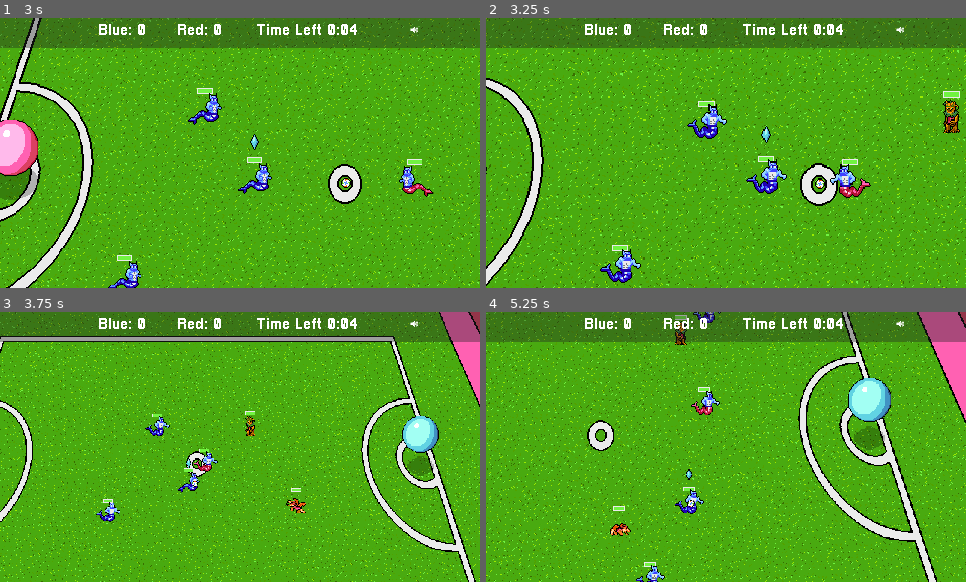
Above: before the commit, frames 1-4 (two rows, left to right).
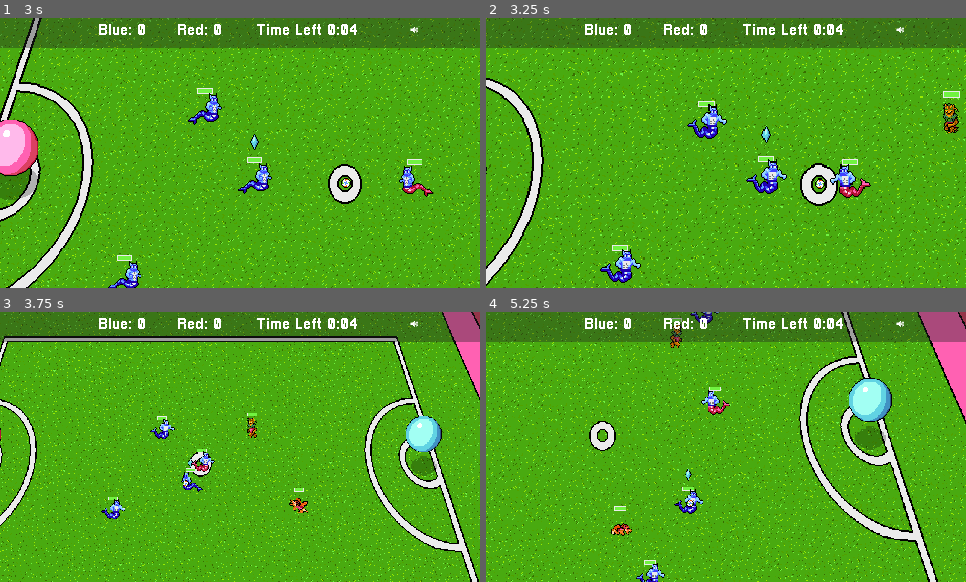
Above: after the commit, the same moments.

Repository: gamkedo-la/Elementaball
Game: Godot game, scene res://UI/StartMenu.tscn
Two runs of this game, one before a commit and one after it. Both use one fixed random seed, a clock stepped at 60 frames per second and the inputs below.
Inputs (mouse positions are in pixels of both pictures, inside the frame that each line leads up to):
- Up to frame 1 (3 s): click "New Game" at 0.5 s; click "Next" at 1.25 s; click "Start" at 2 s; move the mouse to (316, 34) at 2.77 s; hold Right (ui_right) from 2.78 s (still down); hold T (time_hack) from 2.78 s (still down)
- Up to frame 2 (3.25 s): keep holding Right (ui_right); keep holding T (time_hack)
- Up to frame 3 (3.75 s): move the mouse to (144, 460) at 3.52 s; release Right (ui_right) at 3.53 s; release T (time_hack) at 3.53 s; hold Down (ui_down) from 3.53 s (still down); tap T (time_hack) at 3.6 s
- Up to frame 4 (5.25 s): move the mouse to (774, 387) at 4.27 s; release Down (ui_down) at 4.28 s; hold Right (ui_right) 4.28-5.03 s; hold T (time_hack) 4.28-5.03 s; move the mouse to (702, 501) at 5.02 s; hold Up (ui_up) from 5.03 s (still down); tap T (time_hack) at 5.1 s

Frame 1 is identical in both runs. In frame 2, 0.3% of the frame differs, in the area x 95-99%, y 30-43%; in frame 3, 17%, in the area x 0-100%, y 0-100%; in frame 4, 13%.

Commit message:
Green run animations

Diff:
--- a/Players/AnimationPlayer.tscn
+++ b/Players/AnimationPlayer.tscn
@@ -452,7 +452,7 @@
 
 [sub_resource type="Animation" id=8]
 resource_name = "Green Run"
-length = 0.4
+length = 0.3
 loop = true
 tracks/0/type = "value"
 tracks/0/path = NodePath("EnemyCollider:position")
@@ -464,7 +464,7 @@
 "times": PoolRealArray( 0, 0.1, 0.3, 0.4, 0.5, 0.6 ),
 "transitions": PoolRealArray( 1, 1, 1, 1, 1, 1 ),
 "update": 1,
-"values": [ Vector2( 6.27285, -1.25738 ), Vector2( 9.87112, -1.07499 ), Vector2( 10.118, -0.449659 ), Vector2( 9.8861, -0.596247 ), Vector2( 0.126343, 0.33773 ), Vector2( -0.161148, 0.0360641 ) ]
+"values": [ Vector2( -0.656822, -1.07009 ), Vector2( 0.13213, 0.61061 ), Vector2( -1.68116, -1.3861 ), Vector2( 9.8861, -0.596247 ), Vector2( 0.126343, 0.33773 ), Vector2( -0.161148, 0.0360641 ) ]
 }
 tracks/1/type = "value"
 tracks/1/path = NodePath("EnemyCollider:rotation_degrees")
@@ -500,7 +500,7 @@
 "times": PoolRealArray( 0, 0.1, 0.2, 0.3 ),
 "transitions": PoolRealArray( 1, 1, 1, 1 ),
 "update": 0,
-"values": [ 0, 1, 2, 1 ]
+"values": [ 0, 1, 2, 3 ]
 }
 tracks/4/type = "value"
 tracks/4/path = NodePath("ThingsToFlip/Position2D:position")
@@ -512,7 +512,7 @@
 "times": PoolRealArray( 0, 0.1, 0.2, 0.3 ),
 "transitions": PoolRealArray( 1, 1, 1, 1 ),
 "update": 1,
-"values": [ Vector2( 1.41581, -0.707909 ), Vector2( 8.9668, 1.41581 ), Vector2( 17.9336, 2.83163 ), Vector2( 8.49488, 0.23597 ) ]
+"values": [ Vector2( 0.47937, 6.40905 ), Vector2( -1.33406, 6.09802 ), Vector2( 2.20138, 7.88842 ), Vector2( 3.81267, 5.48004 ) ]
 }
 
 [sub_resource type="Animation" id=9]
--- a/Players/Enemy.tscn
+++ b/Players/Enemy.tscn
@@ -17,6 +17,7 @@
 [ext_resource path="res://Art/Sprites/dragito_enemy_idle.png" type="Texture" id=15]
 [ext_resource path="res://Art/Sprites/green_enemy_idle.png" type="Texture" id=16]
 [ext_resource path="res://Art/Sprites/red_run/red_enemy_run.png" type="Texture" id=17]
+[ext_resource path="res://Art/Sprites/green_run/green_enemy_run.png" type="Texture" id=18]
 
 [sub_resource type="CapsuleShape2D" id=1]
 radius = 5.73978
@@ -49,9 +50,9 @@
 "values": [ Vector2( -0.159099, -0.198006 ) ]
 }
 
-[sub_resource type="Animation" id=3]
+[sub_resource type="Animation" id=59]
 resource_name = "Green Enemy Run"
-length = 0.4
+length = 0.3
 loop = true
 tracks/0/type = "value"
 tracks/0/path = NodePath("EnemyCollider:position")
@@ -63,7 +64,7 @@
 "times": PoolRealArray( 0, 0.1, 0.3, 0.4, 0.5, 0.6 ),
 "transitions": PoolRealArray( 1, 1, 1, 1, 1, 1 ),
 "update": 1,
-"values": [ Vector2( 6.27285, -1.25738 ), Vector2( 9.87112, -1.07499 ), Vector2( 10.118, -0.449659 ), Vector2( 9.8861, -0.596247 ), Vector2( 0.126343, 0.33773 ), Vector2( -0.161148, 0.0360641 ) ]
+"values": [ Vector2( -0.656822, -1.07009 ), Vector2( 0.13213, 0.61061 ), Vector2( -1.68116, -1.3861 ), Vector2( 9.8861, -0.596247 ), Vector2( 0.126343, 0.33773 ), Vector2( -0.161148, 0.0360641 ) ]
 }
 tracks/1/type = "value"
 tracks/1/path = NodePath("EnemyCollider:rotation_degrees")
@@ -99,7 +100,7 @@
 "times": PoolRealArray( 0, 0.1, 0.2, 0.3 ),
 "transitions": PoolRealArray( 1, 1, 1, 1 ),
 "update": 0,
-"values": [ 0, 1, 2, 1 ]
+"values": [ 0, 1, 2, 3 ]
 }
 tracks/4/type = "value"
 tracks/4/path = NodePath("ThingsToFlip/Position2D:position")
@@ -111,7 +112,7 @@
 "times": PoolRealArray( 0, 0.1, 0.2, 0.3 ),
 "transitions": PoolRealArray( 1, 1, 1, 1 ),
 "update": 1,
-"values": [ Vector2( 1.41581, -0.707909 ), Vector2( 8.9668, 1.41581 ), Vector2( 17.9336, 2.83163 ), Vector2( 8.49488, 0.23597 ) ]
+"values": [ Vector2( 0.47937, 6.40905 ), Vector2( -1.33406, 6.09802 ), Vector2( 2.20138, 7.88842 ), Vector2( 3.81267, 5.48004 ) ]
 }
 
 [sub_resource type="Animation" id=4]
@@ -592,9 +593,21 @@
 
 [sub_resource type="AnimationNodeStateMachinePlayback" id=27]
 
-[sub_resource type="AtlasTexture" id=28]
-atlas = ExtResource( 16 )
+[sub_resource type="AtlasTexture" id=60]
+atlas = ExtResource( 18 )
 region = Rect2( 0, 0, 16, 32 )
+
+[sub_resource type="AtlasTexture" id=61]
+atlas = ExtResource( 18 )
+region = Rect2( 16, 0, 16, 32 )
+
+[sub_resource type="AtlasTexture" id=62]
+atlas = ExtResource( 18 )
+region = Rect2( 32, 0, 16, 32 )
+
+[sub_resource type="AtlasTexture" id=63]
+atlas = ExtResource( 18 )
+region = Rect2( 48, 0, 16, 32 )
 
 [sub_resource type="AtlasTexture" id=29]
 atlas = ExtResource( 15 )
@@ -642,7 +655,7 @@
 
 [sub_resource type="SpriteFrames" id=40]
 animations = [ {
-"frames": [ SubResource( 28 ) ],
+"frames": [ SubResource( 60 ), SubResource( 61 ), SubResource( 62 ), SubResource( 63 ) ],
 "loop": true,
 "name": "green enemy run",
 "speed": 5.0
@@ -710,15 +723,16 @@
 
 [node name="AnimatedSprite" parent="Health Bar" index="1"]
 position = Vector2( -0.14843, -11.9671 )
+frame = 3
 
 [node name="EnemyCollider" type="CollisionShape2D" parent="."]
 position = Vector2( -0.159099, -0.198006 )
-rotation = 0.0283279
+rotation = 0.0198091
 shape = SubResource( 1 )
 
 [node name="AnimationPlayer" parent="." instance=ExtResource( 12 )]
 "anims/Green Enemy Idle" = SubResource( 2 )
-"anims/Green Enemy Run" = SubResource( 3 )
+"anims/Green Enemy Run" = SubResource( 59 )
 "anims/Green Enemy Tackle" = SubResource( 4 )
 "anims/Red Enemy Idle" = SubResource( 5 )
 "anims/Red Enemy Run" = SubResource( 6 )
@@ -734,9 +748,10 @@
 
 [node name="AnimatedSprite" type="AnimatedSprite" parent="ThingsToFlip"]
 frames = SubResource( 40 )
-animation = "green enemy idle"
+animation = "green enemy run"
+frame = 1
 
 [node name="Position2D" type="Position2D" parent="ThingsToFlip"]
-position = Vector2( 1.41581, -0.707909 )
+position = Vector2( -1.33406, 6.09802 )
 
 [editable path="Health Bar"]
--- a/Players/Player.tscn
+++ b/Players/Player.tscn
@@ -16,7 +16,7 @@
 [ext_resource path="res://Art/Sprites/dragito_idle.png" type="Texture" id=14]
 [ext_resource path="res://Players/red_player_stats.tres" type="Resource" id=15]
 [ext_resource path="res://Art/Sprites/green_idle.png" type="Texture" id=16]
-[ext_resource path="res://Art/Sprites/green_run_1.png" type="Texture" id=17]
+[ext_resource path="res://Art/Sprites/green_run/green_run_1-sheet.png" type="Texture" id=17]
 [ext_resource path="res://Players/SteeringNode.tscn" type="PackedScene" id=18]
 [ext_resource path="res://Art/Sprites/red_run/red_run.png" type="Texture" id=19]
 [ext_resource path="res://Art/Sprites/red_tackle/red_tackle.png" type="Texture" id=20]
@@ -832,7 +832,7 @@
 }
 
 [sub_resource type="CapsuleShape2D" id=49]
-radius = 12.9326
+radius = 7.88569
 height = 14.2349
 
 [sub_resource type="AtlasTexture" id=56]
@@ -854,6 +854,22 @@
 [sub_resource type="AtlasTexture" id=50]
 atlas = ExtResource( 14 )
 region = Rect2( 0, 0, 32, 16 )
+
+[sub_resource type="AtlasTexture" id=60]
+atlas = ExtResource( 17 )
+region = Rect2( 0, 0, 16, 32 )
+
+[sub_resource type="AtlasTexture" id=61]
+atlas = ExtResource( 17 )
+region = Rect2( 16, 0, 16, 32 )
+
+[sub_resource type="AtlasTexture" id=62]
+atlas = ExtResource( 17 )
+region = Rect2( 32, 0, 16, 32 )
+
+[sub_resource type="AtlasTexture" id=63]
+atlas = ExtResource( 17 )
+region = Rect2( 48, 0, 16, 32 )
 
 [sub_resource type="AtlasTexture" id=51]
 atlas = ExtResource( 19 )
@@ -898,7 +914,7 @@
 "name": "red idle",
 "speed": 5.0
 }, {
-"frames": [ ExtResource( 17 ), ExtResource( 16 ) ],
+"frames": [ SubResource( 60 ), SubResource( 61 ), SubResource( 62 ), SubResource( 63 ) ],
 "loop": true,
 "name": "green run",
 "speed": 5.0
@@ -936,6 +952,9 @@
 margin_top = -22.4966
 margin_right = -8.75441
 margin_bottom = -22.4966
+
+[node name="AnimatedSprite" parent="Health Bar" index="1"]
+frame = 4
 
 [node name="AnimationTree" parent="." instance=ExtResource( 5 )]
 tree_root = SubResource( 37 )
@@ -956,13 +975,13 @@
 
 [node name="EnemyCollider" type="CollisionShape2D" parent="."]
 position = Vector2( -0.159099, -0.198006 )
-rotation = 0.0115828
+rotation = 0.0250886
 shape = SubResource( 49 )
 
 [node name="ThingsToFlip" type="Node2D" parent="."]
 
 [node name="Position2D" type="Position2D" parent="ThingsToFlip"]
-position = Vector2( 12.9999, 3.90676 )
+position = Vector2( 3.81267, 5.48004 )
 
 [node name="AnimatedSprite" type="AnimatedSprite" parent="ThingsToFlip"]
 position = Vector2( -0.992128, -0.992126 )
Binary file added: Art/Sprites/green_run/green_enemy_run.png
Not shown, added: Art/Sprites/green_run/green_enemy_run.png.import
Binary file added: Art/Sprites/green_run/green_run_1-sheet.png
Not shown, added: Art/Sprites/green_run/green_run_1-sheet.png.import
Not shown: 1 places in Players/Enemy.tscn that only renumber resources
Not shown: 1 places in Players/Player.tscn that only renumber resources
